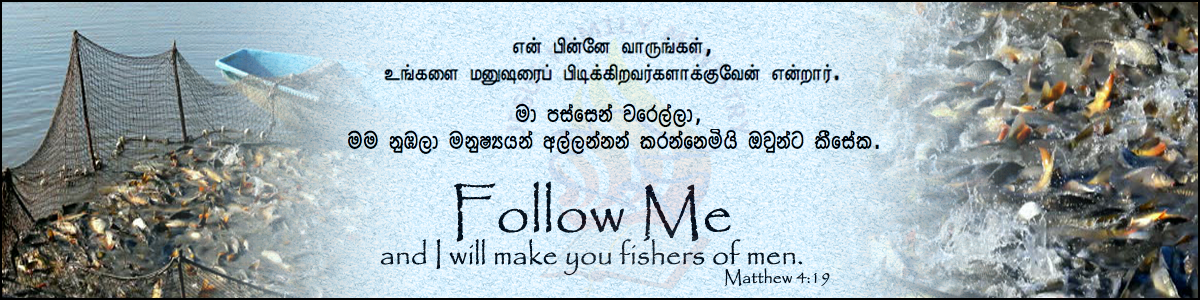
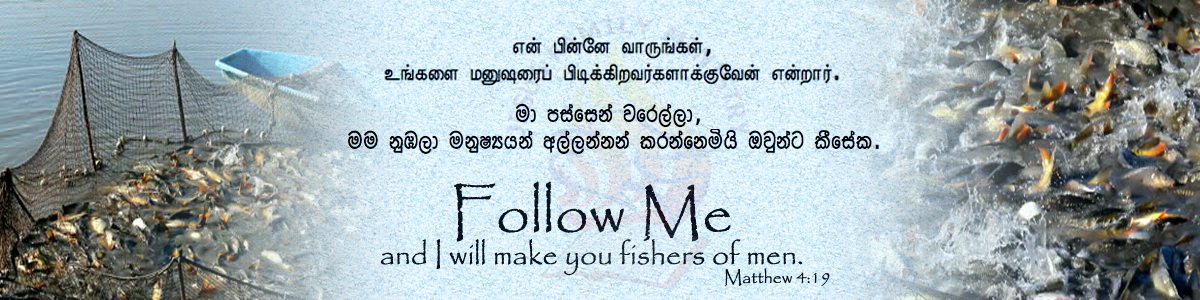
Revision of a layered w=1200, h=300 image; what changed, layer by layer:
hid "Layer 19" over box(0, 0, 1200, 300)
